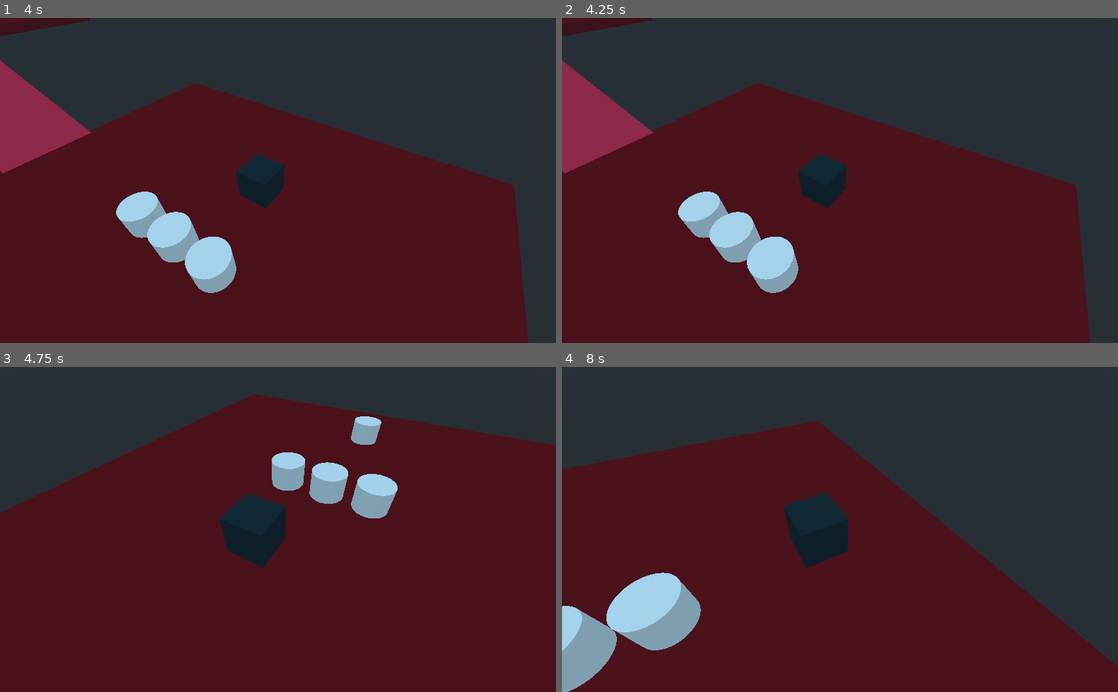
Above: before the commit, frames 1-4 (two rows, left to right).
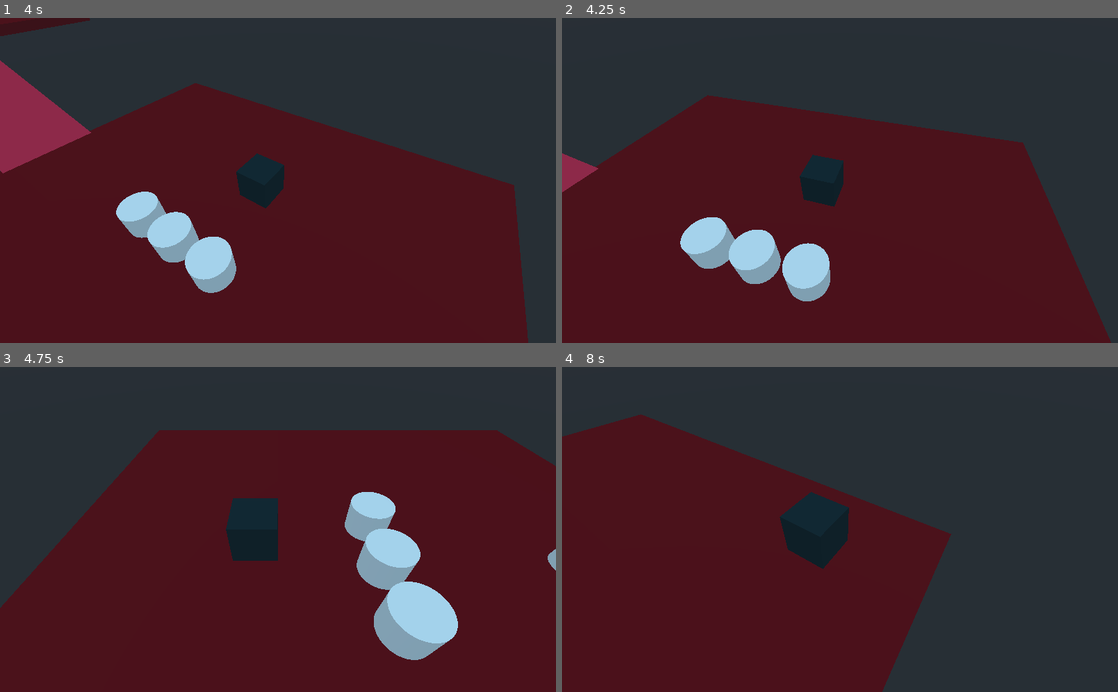
Above: after the commit, the same moments.

Repository: rafaelrpbelo/puko
Game: Godot game, scene res://Main.tscn
Two runs of this game, one before a commit and one after it. Both use one fixed random seed, a clock stepped at 60 frames per second and the inputs below.
Inputs (mouse positions are in pixels of both pictures, inside the frame that each line leads up to):
- Up to frame 1 (4 s): tap Enter at 0.5 s; move the mouse to (400, 164) at 0.52 s; hold Middle mouse button (camera_rotate) 0.53-1.28 s; click (400, 164) at 0.67 s; tap R (camera_reset_rotation, bound only after the commit) at 1.25 s; move the mouse to (166, 196) at 1.27 s; tap Mouse wheel up (camera_zoom_in) at 1.35 s; click (166, 196) at 1.42 s; move the mouse to (333, 109) at 2.02 s; hold Mouse wheel down (camera_zoom_out) 2.03-2.78 s; click (333, 109) at 2.17 s; move the mouse to (250, 245) at 2.77 s; right-click (250, 245) at 2.85 s; click (250, 245) at 2.92 s; move the mouse to (444, 229) at 3.52 s; hold Middle mouse button (camera_rotate) from 3.53 s (still down); click (444, 229) at 3.67 s
- Up to frame 2 (4.25 s): keep holding Middle mouse button (camera_rotate); tap R (camera_reset_rotation, bound only after the commit) at 4.15 s
- Up to frame 3 (4.75 s): move the mouse to (111, 480) at 4.27 s; release Middle mouse button (camera_rotate) at 4.28 s; tap Mouse wheel up (camera_zoom_in) at 4.35 s; click (111, 480) at 4.42 s
- Up to frame 4 (8 s): move the mouse to (867, 529) at 5.02 s; hold Mouse wheel down (camera_zoom_out) 5.03-5.78 s; click (867, 529) at 5.17 s; move the mouse to (756, 448) at 5.77 s; right-click (756, 448) at 5.85 s; click (756, 448) at 5.92 s; move the mouse to (962, 513) at 6.52 s; hold Middle mouse button (camera_rotate) 6.53-7.28 s; click (962, 513) at 6.67 s; move the mouse to (728, 545) at 7.27 s; tap Mouse wheel up (camera_zoom_in) at 7.35 s; click (728, 545) at 7.42 s

Frame 1 is identical in both runs. In frame 2, 11% of the frame differs, in the area x 0-99%, y 0-100%; in frame 3, 15%; in frame 4, 23%, in the area x 0-100%, y 14-100%.

Commit message:
Add support to reset camera rotation

Diff:
--- a/Camera.gd
+++ b/Camera.gd
@@ -15,7 +15,9 @@
 
 # Rotation Settings
 export(float, 0.001, 0.01) var rotation_sensibility = 0.005
-var reseting_rotation = false
+export(float, 30, 300) var reset_rotation_speed: int = 200
+export(float, 1, 5) var reset_rotation_threshold: int = 3
+var reseting_rotation: bool = false
 
 export(NodePath) var gimbal_path
 onready var gimbal = get_node(gimbal_path)
@@ -25,6 +27,7 @@
 
 func _process(delta):
 	_bind_zoom(delta)
+	_bind_rotation_reset(delta)
 
 func _unhandled_input(event: InputEvent) -> void:
 	if event.is_action_pressed("camera_zoom_in"):
@@ -36,6 +39,9 @@
 
 	if event.is_action_pressed("camera_reset_zoom"):
 		reseting_zoom = true
+
+	if event.is_action_pressed("camera_reset_rotation") and _can_reset_rotation():
+		reseting_rotation = true
 
 func _input(event: InputEvent) -> void:
 	_bind_movement(event)
@@ -86,3 +92,24 @@
 func _bind_rotation(event: InputEvent) -> void:
 	if event is InputEventMouseMotion and Input.is_action_pressed("camera_rotate"):
 		gimbal.global_rotate(Vector3.DOWN, event.relative.x * rotation_sensibility)
+
+func _bind_rotation_reset(delta: float) -> void:
+	if not reseting_rotation:
+		return
+
+	var rotation_direction: int
+
+	if gimbal.rotation_degrees.y > 0:
+		rotation_direction = 1
+	else:
+		rotation_direction = -1
+
+	var rotation_factor = reset_rotation_speed * delta * rotation_direction
+	gimbal.rotation_degrees.y -= rotation_factor
+
+	if abs(gimbal.rotation_degrees.y) <= reset_rotation_threshold:
+		gimbal.rotation_degrees.y = 0
+		reseting_rotation = false
+
+func _can_reset_rotation() -> bool:
+	return gimbal.rotation_degrees.y != 0
--- a/project.godot
+++ b/project.godot
@@ -46,6 +46,11 @@
 "events": [ Object(InputEventKey,"resource_local_to_scene":false,"resource_name":"","device":0,"alt":false,"shift":false,"control":false,"meta":false,"command":false,"pressed":false,"scancode":90,"unicode":0,"echo":false,"script":null)
  ]
 }
+camera_reset_rotation={
+"deadzone": 0.5,
+"events": [ Object(InputEventKey,"resource_local_to_scene":false,"resource_name":"","device":0,"alt":false,"shift":false,"control":false,"meta":false,"command":false,"pressed":false,"scancode":82,"unicode":0,"echo":false,"script":null)
+ ]
+}
 
 [rendering]
 
